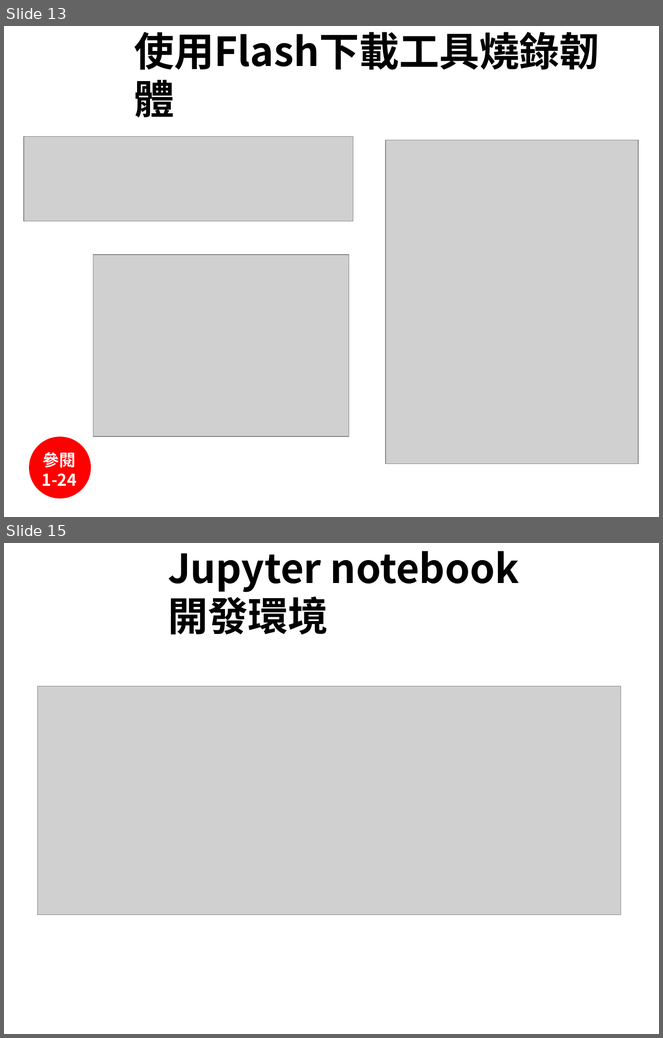
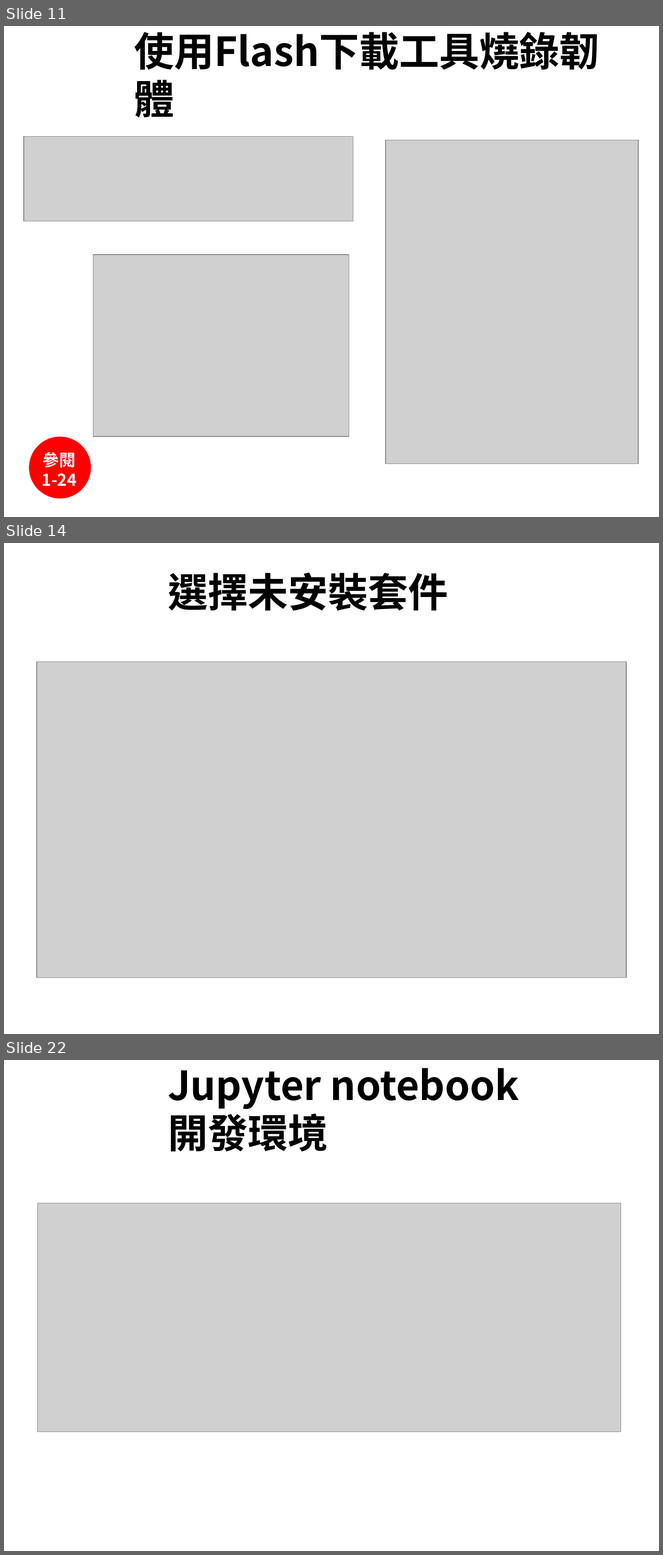
Before and after one commit to jumbokh/micropython_class, a slide deck: Micropython_20200613.pptx. Shown one above the other, each under a label of ours: slides 13 and 15 before the commit, slides 11, 14 and 22 after it; the slides between them are not shown. The pictures are 663x1038 and 663x1555 pixels, drawn with LibreOffice and Linux fonts; fonts in the diff are those of the drawing; grey boxes stand for pictures; background and template pictures are left out. Boxes give left, top, right and bottom in pixels: in the first picture for what was removed or moved away, otherwise in the second. Text is boxed around its words. In the diff, an @@ line names an element or a change of style, - is before the commit and + after.

```diff
--- a/Micropython_20200613.pptx
+++ b/Micropython_20200613.pptx
@@ slide 14 added at (4, 543, 659, 1034), background #FFFFFF @@
@@ title added at (168, 573, 448, 611), 44 pt, text #000000, bold @@
+選擇未安裝套件
@@ picture added at (37, 662, 626, 978) @@
@@ what was slide 13 is now slide 11 @@
@@ what was slide 15 is now slide 22 @@
```
Also in this commit, not shown: 1 slide changed, 12 other slides added, 3 slides removed, 1 other file.
